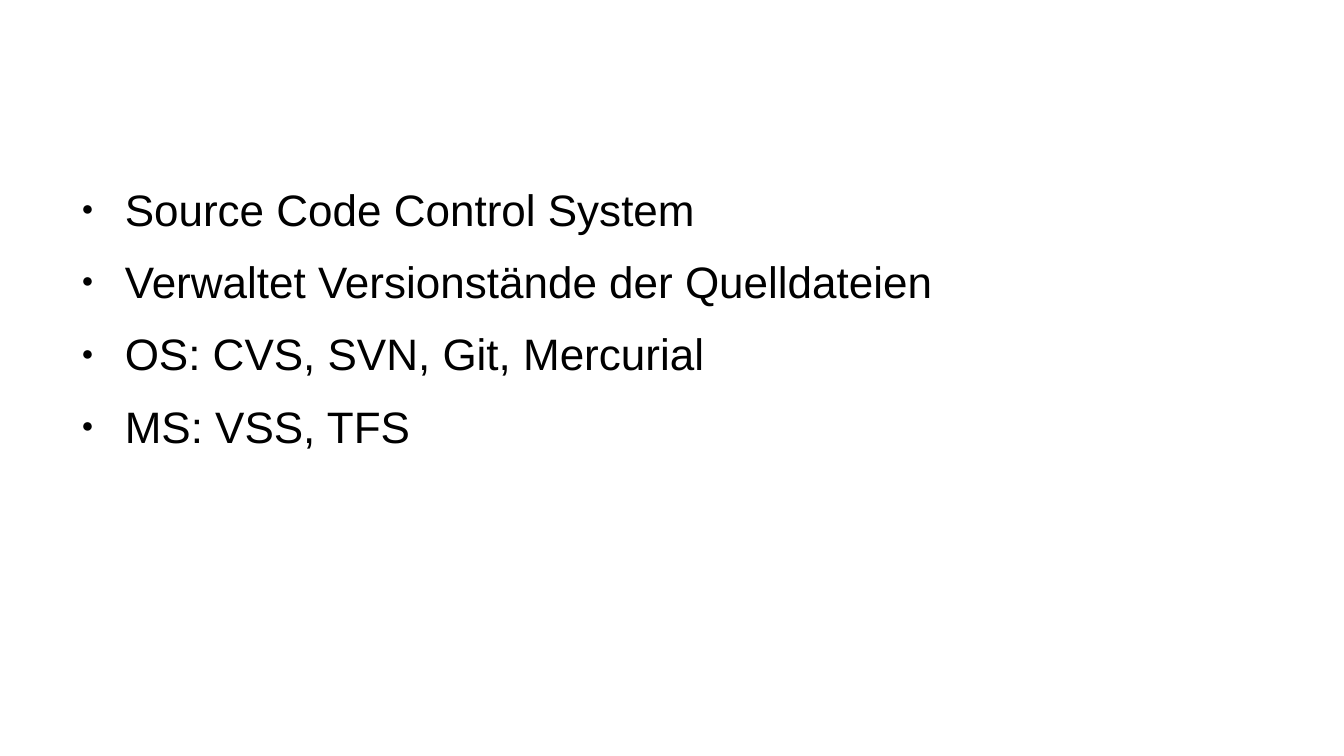
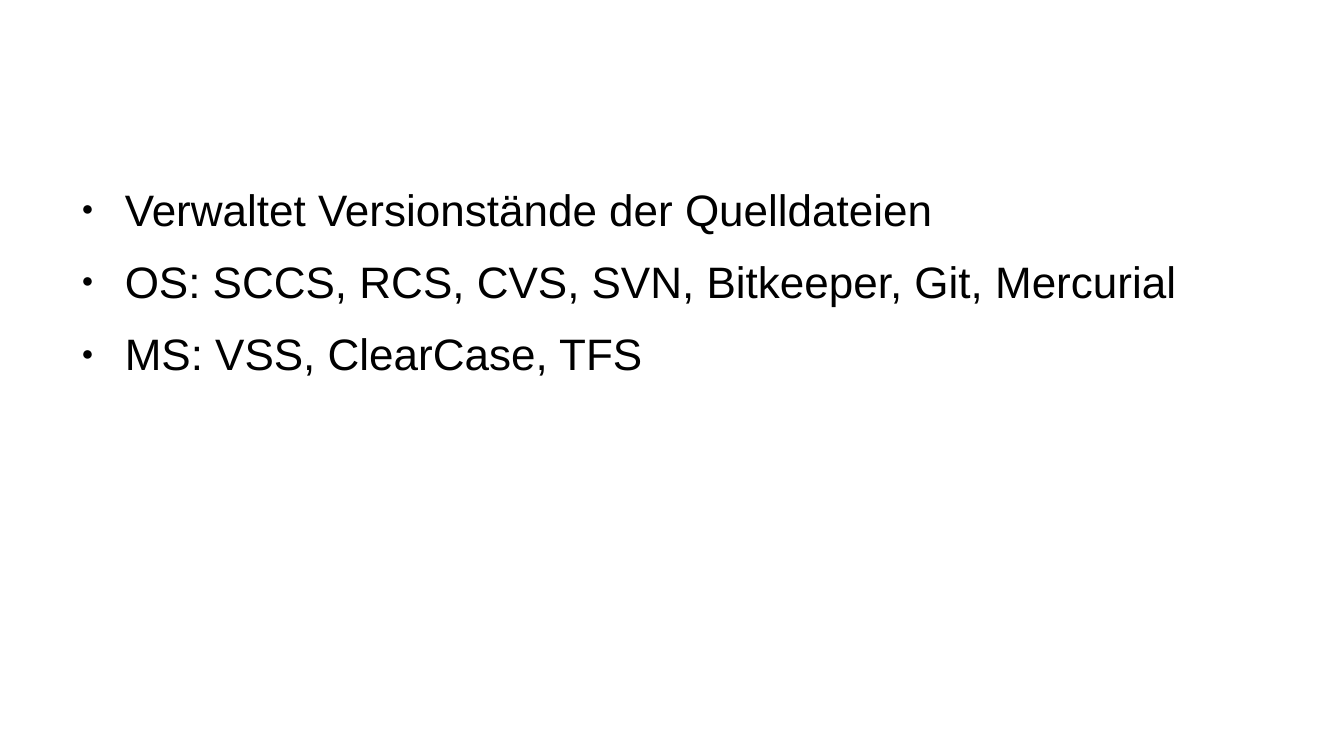
Before and after one commit to carstenkuckuk/CppUGBochum, a slide deck: slide 17 of doc/20180920_CppUGBochum_CI_Jenkins_CMake_GoogleTest.odp. Drawn at 1344x756 pixels with LibreOffice and Linux fonts; fonts in the diff are those of the drawing; background and template pictures are left out. Boxes give left, top, right and bottom in pixels: in the first picture for what was removed or moved away, otherwise in the second. Text is boxed around its words. In the diff, an @@ line names an element or a change of style, - is before the commit and + after.

```diff
--- a/doc/20180920_CppUGBochum_CI_Jenkins_CMake_GoogleTest.odp
+++ b/doc/20180920_CppUGBochum_CI_Jenkins_CMake_GoogleTest.odp
@@ text at [125, 194, 695, 235]: paragraph removed @@
-● Source Code Control System
@@ text at [125, 266, 1176, 376]: text changed @@
-● OS: CVS, SVN, Git, Mercurial
-● MS: VSS, TFS
+● OS: SCCS, RCS, CVS, SVN, Bitkeeper, Git, Mercurial
+● MS: VSS, ClearCase, TFS
```
Also in this commit, not shown: 10 other slides changed, 14 slides added, 1 slide removed.
